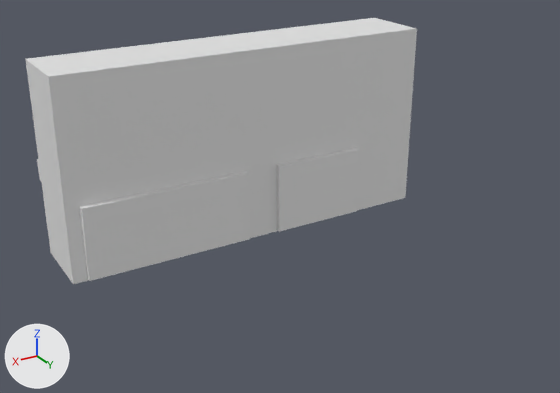
Before and after pictures for a commit that changed the Blender file Levels/Assets/Blender/Building 7.blend.
Both versions are drawn from a 50 mm camera at (36.7, 74.2, 37.2) aimed at (-0.1, 12.8, 6.5). The axes (+X, +Y, +Z) are drawn at lower left. The lights are the same throughout.
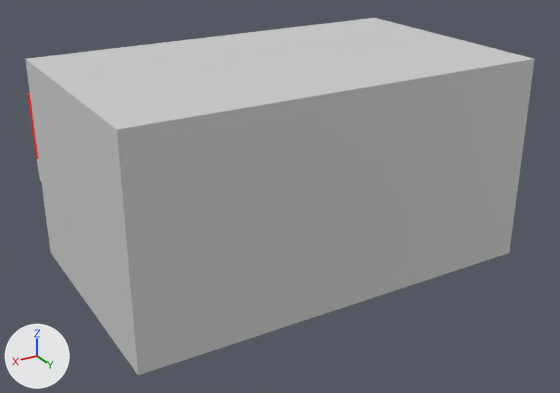
Location of each change, [x1, y1, x2, y2] in pixels of the pictures (560 x 393 px):
'Cube', reshaped (30% wider, 34% taller): before [25, 18, 417, 284]; after [25, 18, 535, 375]
part 1 of me_cube_002, deleted: before [25, 18, 417, 284]
part 2 of me_cube_002, added: after [25, 18, 535, 375]
part 3 of me_cube_002, built on: after [27, 92, 38, 159]

What the commit changed:
Material 'Wood' (mat_wood) is new.
Its base color is (0.498, 0.175, 0.0) (orange #bb7400).
Its roughness is 1.0.
Material 'Black' (mat_black) is new.
Its base color is (0.0, 0.0, 0.0) (black #000000).
Material 'Red' (mat_red) is new.
Its base color is (1.0, 0.0, 0.0) (red #ff0000).
Material 'Base' (mat_base) is new.
Its base color is (0.632, 0.632, 0.632) (light grey #d0d0d0).
Material 'Yellow' (mat_yellow) is new.
Its base color is (1.0, 1.0, 0.0) (yellow #ffff00).
Material 'Glass' (mat_glass) is new.
Its base color is (0.138, 0.684, 1.0) (cyan #68d8ff).
Its metallic is 1.0.
Its roughness is 0.0.
Material 'BigScreen' (mat_bigscreen) is new.
Its base color is (0.0, 0.0127, 0.167) (dark blue #001e72).
me_cube_002 is used by ob_cube; location (0.0, 0.0, 0.0); scale (20.1, 1.0, 6.62).
me_cube_002 had 1560 vertices, 1557 faces and spanned x -1.04..1.0, y -1.0..8.36, z -0.02..3.06.
me_cube_002 now has 1592 vertices, 1589 faces and spans x -1.04..1.0, y -2.2..24.63, z -0.02..3.06.
me_cube_002 part 1: 490 vertices removed from x -1.04..1.0, y 7.73..8.36, z -0.02..3.06.
me_cube_002 part 2: 490 vertices added at x -1.04..1.0, y 24.63, z -0.02..3.06.
me_cube_002 part 3: 12 vertices moved from x 0.94..0.99, y -1.0..-0.3, z 1.59..2.2 to x 0.94..0.99, y -1.55..0.01, z 1.69..2.2; 4 vertices removed from x 0.94..0.99, y -1.0, z 1.59..2.2; 36 vertices added at x 0.94..0.99, y -2.2..0.01, z 1.47..2.48.
me_cube_002 now uses material mat_base (light grey #d0d0d0).
me_cube_002 now uses material mat_glass (cyan #68d8ff).
me_cube_002 now uses material mat_wood (orange #bb7400).
me_cube_002 now uses material mat_red (red #ff0000).
me_cube_002 now uses material mat_bigscreen (dark blue #001e72).
me_cube_002 now uses material mat_black (black #000000).
me_cube_002 now uses material mat_yellow (yellow #ffff00).
